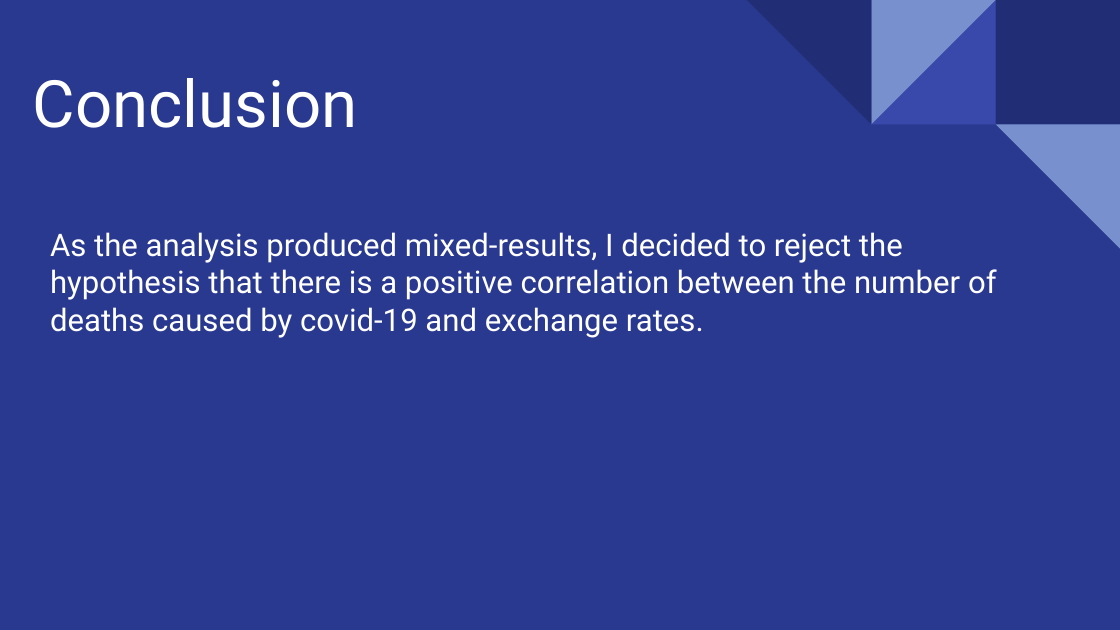
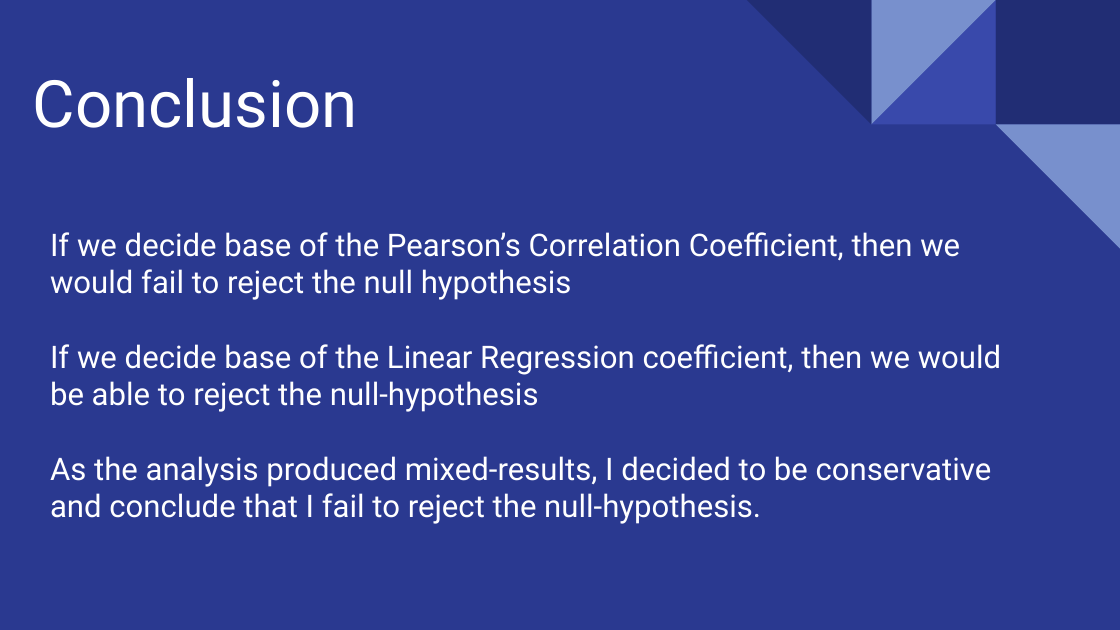
Before and after one commit to Thang20229549/data-science-mid-term, a slide deck: slide 19 of data science mid term project.pptx (slide 15 before the commit). Drawn at 1120x630 pixels with LibreOffice and Linux fonts; fonts in the diff are those of the drawing. Boxes give left, top, right and bottom in pixels: in the first picture for what was removed or moved away, otherwise in the second. Text is boxed around its words. In the diff, an @@ line names an element or a change of style, - is before the commit and + after.

```diff
--- a/data science mid term project.pptx
+++ b/data science mid term project.pptx
@@ subtitle at (x1=50, y1=232, x2=1001, y2=524): text changed @@
-As the analysis produced mixed-results, I decided to reject the hypothesis that there is a positive correlation between the number of deaths caused by covid-19 and exchange rates.
+If we decide base of the Pearson’s Correlation Coefficient, then we would fail to reject the null hypothesis
+If we decide base of the Linear Regression coefficient, then we would be able to reject the null-hypothesis
+As the analysis produced mixed-results, I decided to be conservative and conclude that I fail to reject the null-hypothesis.
```
Also in this commit, not shown: 5 other slides changed, 4 slides added.
